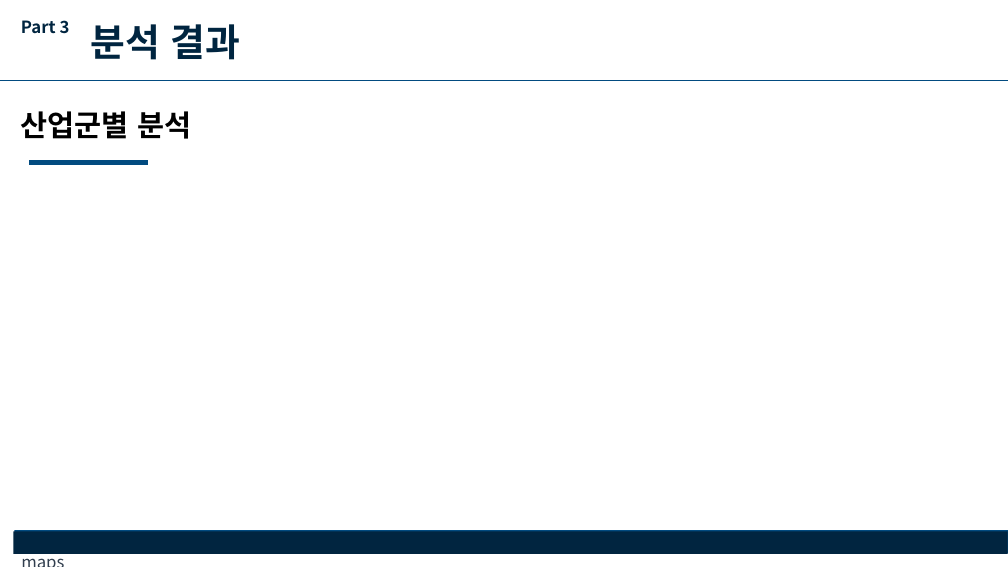
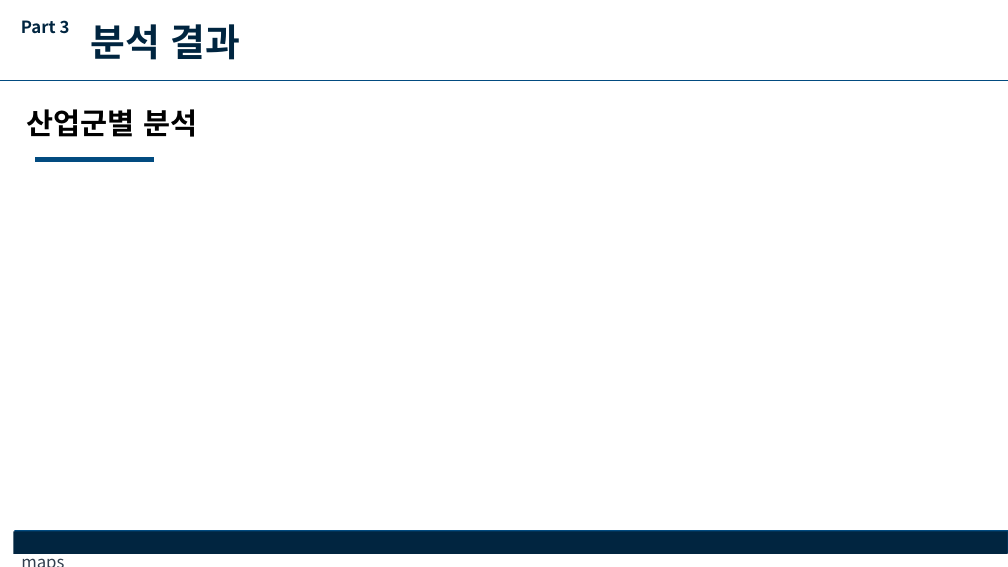
Before and after one commit to good5229/new_year_speech, a slide deck: slide 11 of 2021_2 비정형데이터 프로젝트 결과보고서.pptx. Drawn at 1008x567 pixels with LibreOffice and Linux fonts; fonts in the diff are those of the drawing. Boxes give left, top, right and bottom in pixels: in the first picture for what was removed or moved away, otherwise in the second. Text is boxed around its words. In the diff, an @@ line names an element or a change of style, - is before the commit and + after.

```diff
--- a/2021_2 비정형데이터 프로젝트 결과보고서.pptx
+++ b/2021_2 비정형데이터 프로젝트 결과보고서.pptx
@@ text "산업군별 분석" moved from (x1=21, y1=111, x2=191, y2=139) to (x1=27, y1=109, x2=197, y2=137) @@
@@ line moved from (29, 163) - (148, 163) to (36, 160) - (154, 160) @@
```
Also in this commit, not shown: 3 other slides changed.
